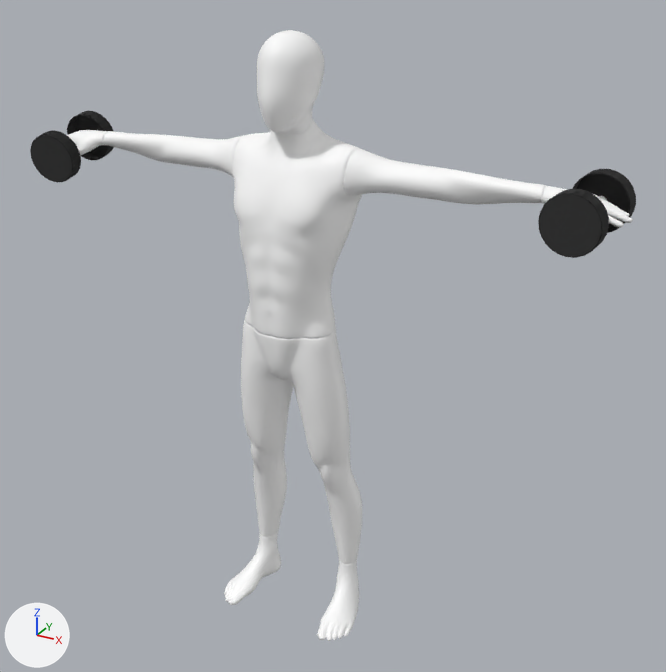
The glTF model models/estocada_mancuerna.glb: old version first, new version second.
One viewpoint serves both versions: a camera (50 mm lens) standing at (1.271, -2.096, 1.999) and looking at (0.089, 0.055, 0.924). The axes (+X, +Y, +Z) are drawn at lower left. The lights are the same throughout. Where no turn or scale is listed for an object, it has been applied to the vertices.

Before the edit, the objects in view are built like this:
```python
mat_monigote = principled_material('MONIGOTE')
mat_monigote.base_color = (1.0, 1.0, 1.0)  # white #ffffff
me_mesh_001 = bpy.data.meshes.new('Mesh.001')
me_mesh_001.from_pydata(...)  # 14442 vertices, 28880 faces; spans x -0.89..0.89, y -0.17..0.11, z 0.0..1.77
me_mesh_001.materials.append(mat_monigote)  # white #ffffff
me_mesh_002 = bpy.data.meshes.new('Mesh.002')
me_mesh_002.from_pydata(...)  # 464 vertices, 1625 faces; spans x -0.086..0.086, y -0.123..0.123, z -0.08..0.08
# faces by material slot: [1388, 237]
me_mesh_002.materials.append(mat_weights_001)  # dark grey #585858
me_mesh_002.materials.append(mat_silber_001)  # white #eaeaea
me_mesh_006 = bpy.data.meshes.new('Mesh.006')
me_mesh_006.from_pydata(...)  # 464 vertices, 1625 faces; spans x -0.088..0.088, y -0.128..0.128, z -0.091..0.091
# faces by material slot: [1388, 237]
me_mesh_006.materials.append(mat_weights)  # dark grey #585858
me_mesh_006.materials.append(mat_silber)  # white #eaeaea
ob_ch36 = bpy.data.objects.new('Ch36', me_mesh_001)
ob_ch36.location = (0.0, 0.0, 0.0)
ob_mancuerna = bpy.data.objects.new('Mancuerna', me_mesh_006)
ob_mancuerna.location = (-0.801, 0.014, 1.391)
ob_mancuerna_001 = bpy.data.objects.new('Mancuerna.001', me_mesh_002)
ob_mancuerna_001.location = (0.786, 0.017, 1.4)
```
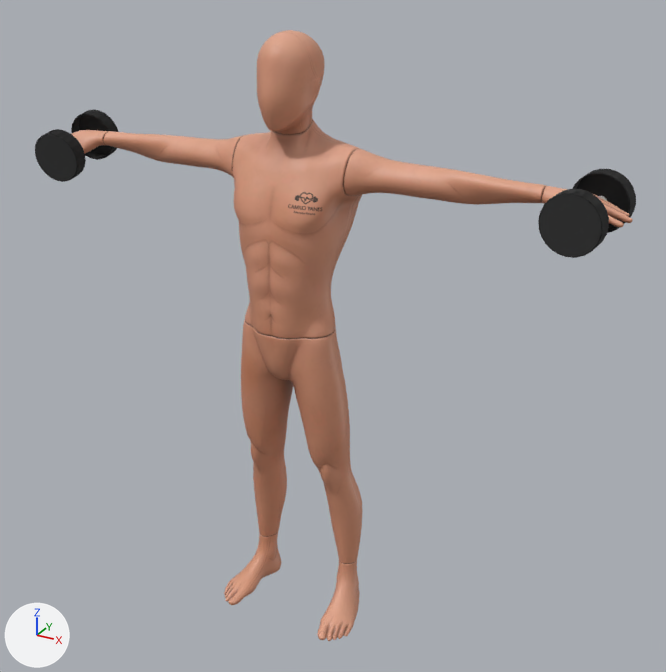
Location of each change, (x1, y1, x2, y2) in pixels of the pictures (666 x 672 px):
```json
{"object": "Ch36", "change": "surface changed", "before": [67, 30, 633, 641], "after": [67, 30, 633, 641], "on screen": "white to brown"}
{"object": "Mancuerna", "change": "moved", "before": [30, 111, 114, 183], "after": [35, 110, 118, 182]}
```

Edits to the scene script, one JSON object a line:
```json
{"op": "add", "block": "img_camilo_torso", "code": ["img_camilo_torso = load_image('CAMILO TORSO', '_unpacked/CAMILO_TORSO', 1024, 1024, 'sRGB')"]}
{"op": "remove", "block": "mat_monigote", "code": "mat_monigote.base_color = (1.0, 1.0, 1.0)  # white #ffffff"}
{"op": "add", "block": "mat_monigote", "code": "mat_monigote.texture = img_camilo_torso"}
{"op": "set", "path": "ob_mancuerna.location", "old": "(-0.801, 0.014, 1.391)", "new": "(-0.784, 0.016, 1.396)"}
```
